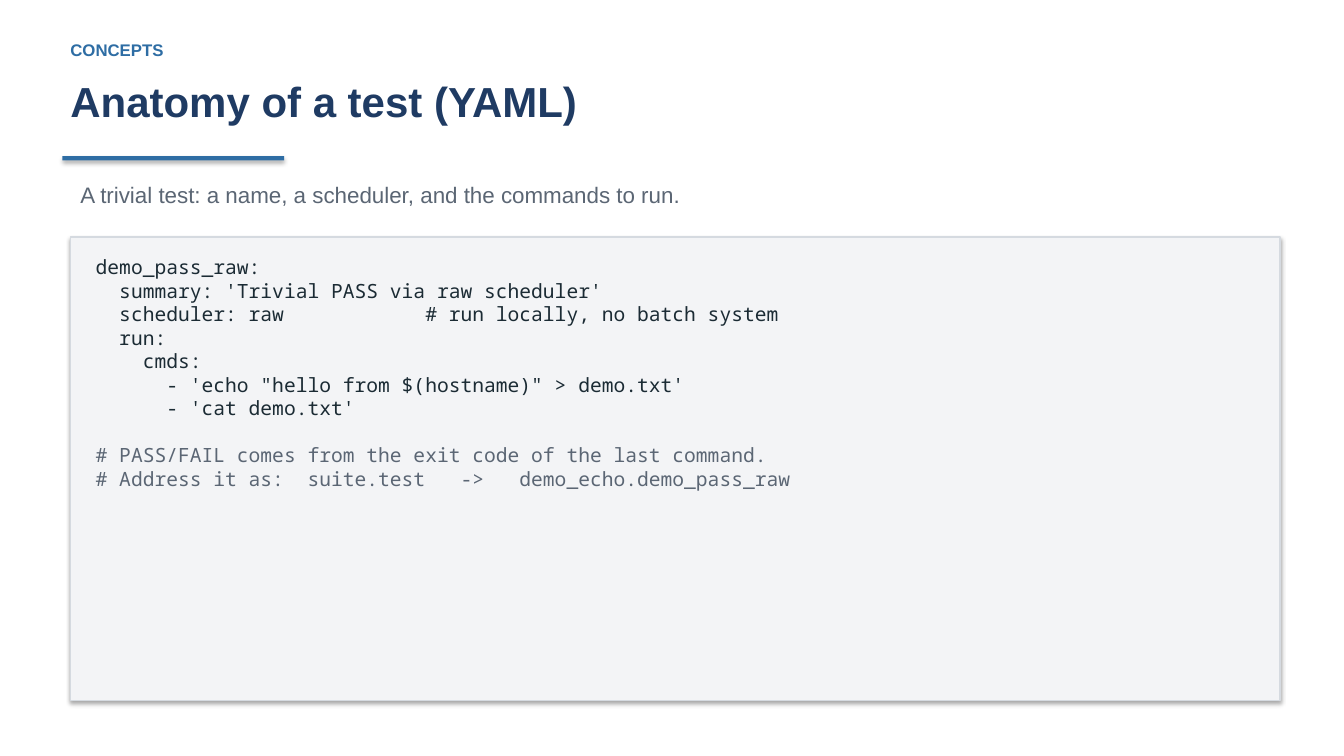
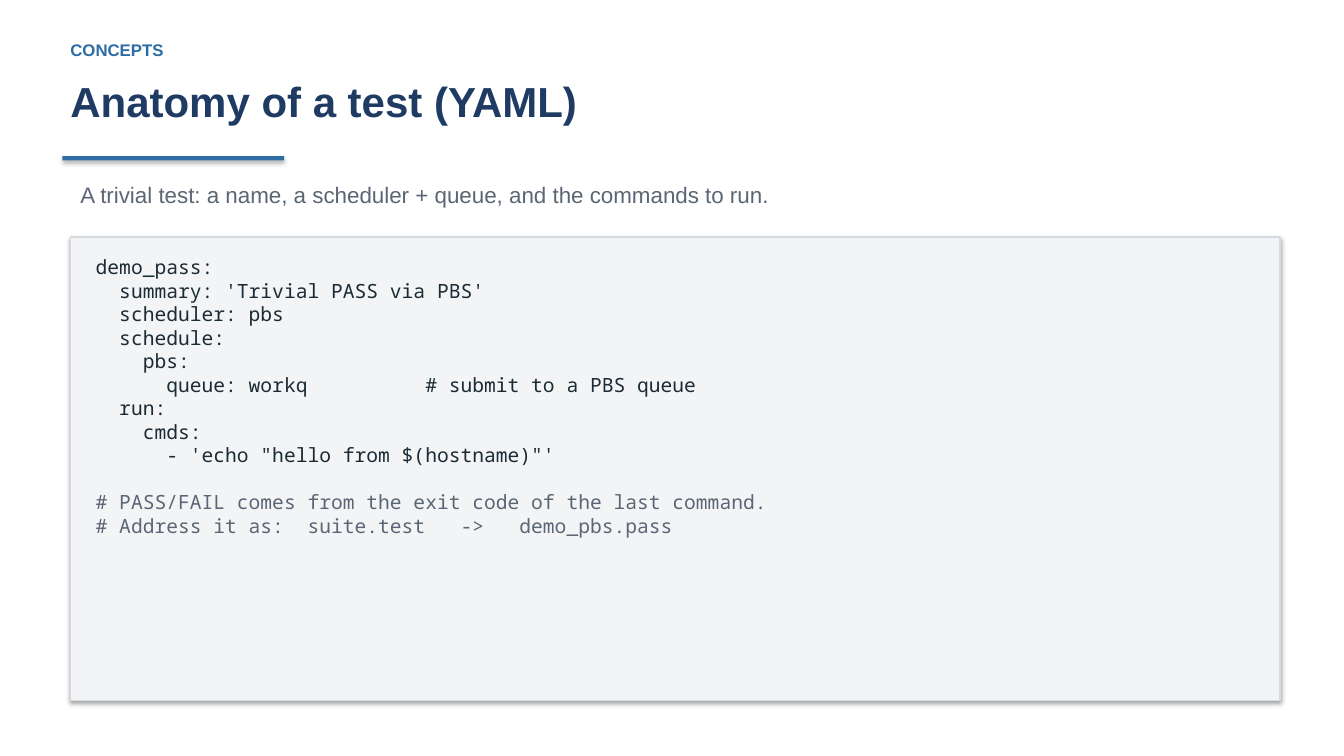
Before and after one commit to curtisecombsjr/pavilion-workshop, a slide deck: slide 10 of pavilion-workshop.pptx. Drawn at 1344x756 pixels with LibreOffice and Linux fonts; fonts in the diff are those of the drawing. Boxes give left, top, right and bottom in pixels: in the first picture for what was removed or moved away, otherwise in the second. Text is boxed around its words. In the diff, an @@ line names an element or a change of style, - is before the commit and + after.

```diff
--- a/pavilion-workshop.pptx
+++ b/pavilion-workshop.pptx
@@ text at bbox=[80, 187, 768, 208]: text changed @@
-A trivial test: a name, a scheduler, and the commands to run.
+A trivial test: a name, a scheduler + queue, and the commands to run.
@@ text in rectangle at bbox=[96, 259, 696, 397]: text changed @@
-demo_pass_raw:
-summary: 'Trivial PASS via raw scheduler'
-scheduler: raw # run locally, no batch system
+demo_pass:
+summary: 'Trivial PASS via PBS'
+scheduler: pbs
+schedule:
+pbs:
+queue: workq # submit to a PBS queue
@@ text in rectangle at bbox=[190, 447, 555, 465]: text changed @@
-- 'echo "hello from $(hostname)" > demo.txt'
-- 'cat demo.txt'
+- 'echo "hello from $(hostname)"'
@@ text in rectangle at bbox=[119, 518, 672, 538]: text changed @@
-# Address it as: suite.test -> demo_echo.demo_pass_raw
+# Address it as: suite.test -> demo_pbs.pass
```
Also in this commit, not shown: 17 other slides changed, 7 slides added, 19 other files.
